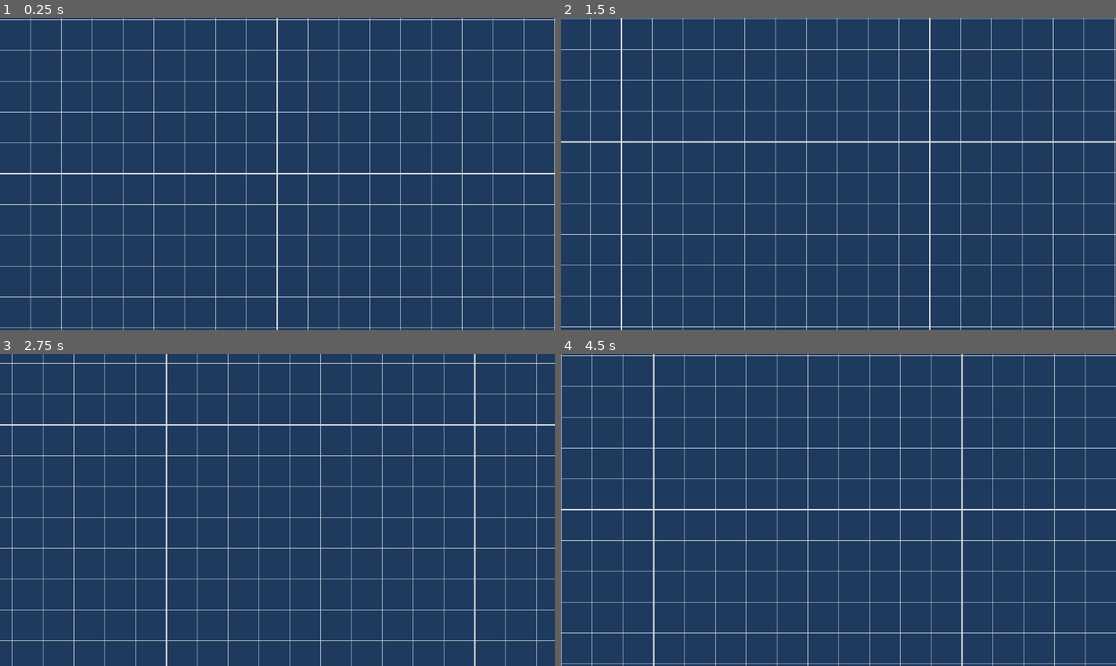
Above: before the commit, frames 1-4 (two rows, left to right).
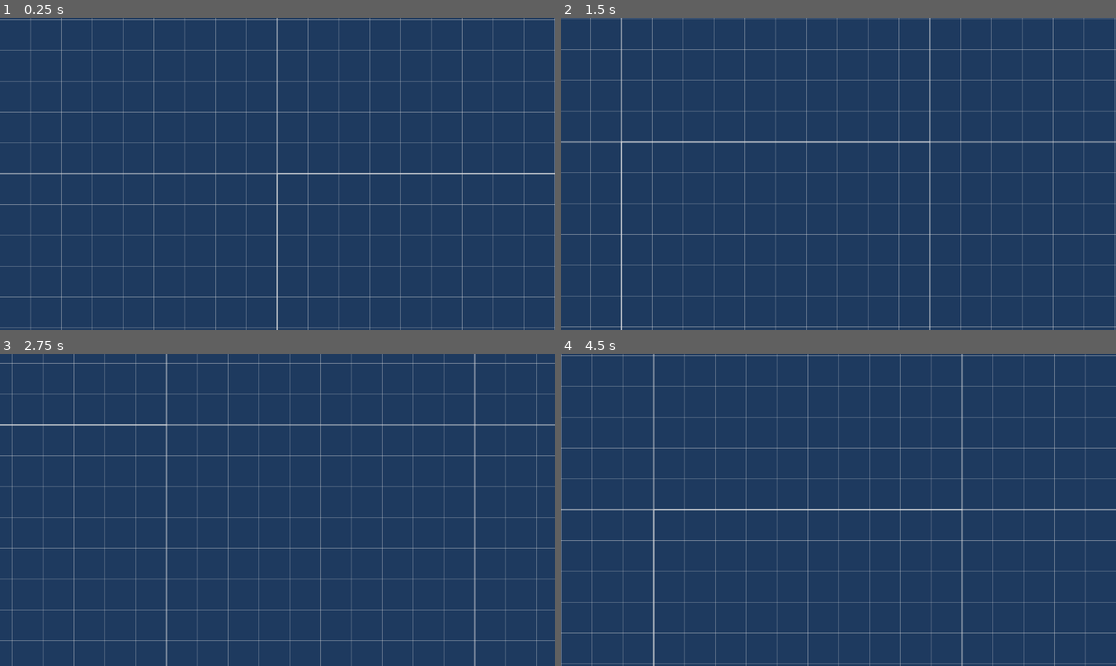
Above: after the commit, the same moments.

Repository: liuyun847/demo
Game: Godot game, scene res://main.tscn
Same seed, same stepped clock (60 frames per second), same inputs: the game is played once before the commit and once after it.
Inputs (mouse positions are in pixels of both pictures, inside the frame that each line leads up to):
- Up to frame 1 (0.25 s): no input
- Up to frame 2 (1.5 s): tap Enter at 0.5 s; move the mouse to (960, 158) at 0.52 s; hold Right (ui_right) 0.53-1.28 s; hold Shift 0.53-1.28 s; click (960, 158) at 0.67 s; move the mouse to (727, 189) at 1.27 s; hold Down (ui_down) from 1.28 s (still down); tap Shift at 1.35 s
- Up to frame 3 (2.75 s): move the mouse to (333, 441) at 2.02 s; release Down (ui_down) at 2.03 s; hold Right (ui_right) from 2.03 s (still down); hold Shift from 2.03 s (still down)
- Up to frame 4 (4.5 s): move the mouse to (810, 572) at 2.77 s; release Right (ui_right) at 2.78 s; release Shift at 2.78 s; hold Up (ui_up) 2.78-3.53 s; tap Shift at 2.85, 4.35 s; click (810, 572) at 2.92 s; tap Space at 3.5 s; move the mouse to (1005, 556) at 3.52 s; hold Shift 3.53-4.28 s; hold Left (ui_left) from 3.53 s (still down); move the mouse to (672, 463) at 4.27 s

The runs differ from the first frame. In frame 1, 5.1% of the frame differs, in the area x 0-100%, y 0-100%; in frame 2, 5.3%; in frame 3, 5.1%; in frame 4, 5.5%.

Commit message:
style(InfiniteGridMap): 调整网格线颜色透明度以提升视觉效果
将网格线颜色添加透明度参数，使其在背景上显示更柔和，提升整体视觉体验

Diff:
--- a/InfiniteGridMap.gd
+++ b/InfiniteGridMap.gd
@@ -5,7 +5,7 @@
 @export var thin_line_width: float = 1.0
 @export var thick_line_width: float = 3.0
 @export var background_color: Color = Color("#1e3a5f")
-@export var line_color: Color = Color("#e0e0e0")
+@export var line_color: Color = Color("#e0e0e0", 0.5)
 
 var viewport: Viewport
 var loaded_blocks: Dictionary = {}
